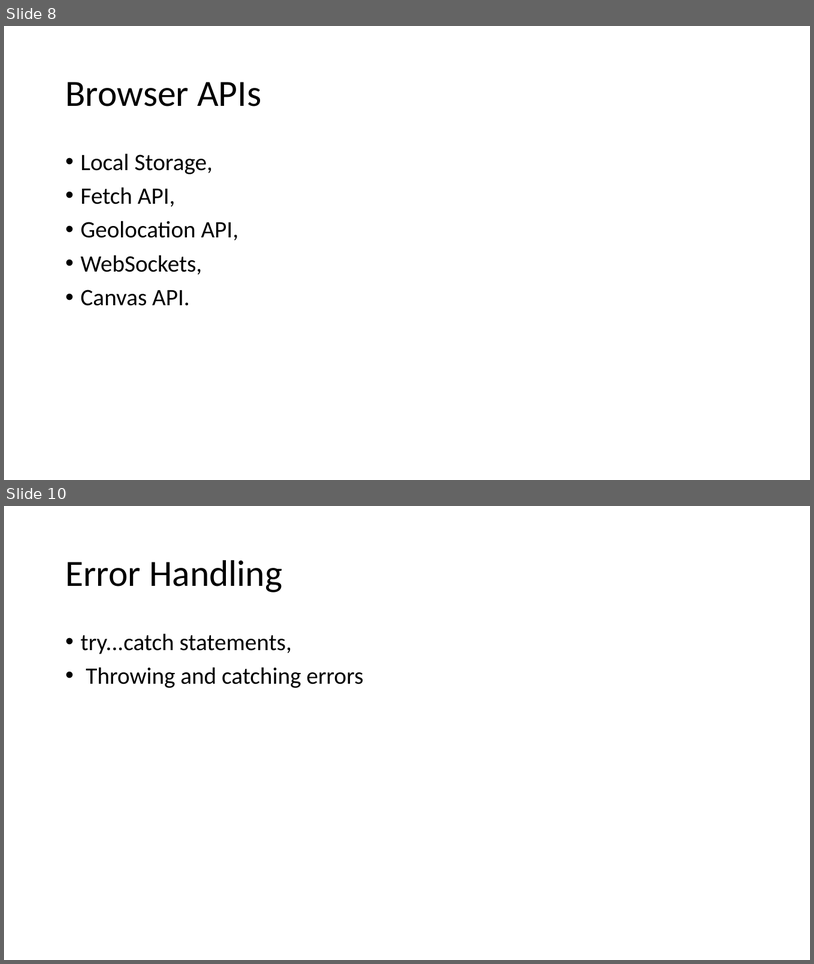
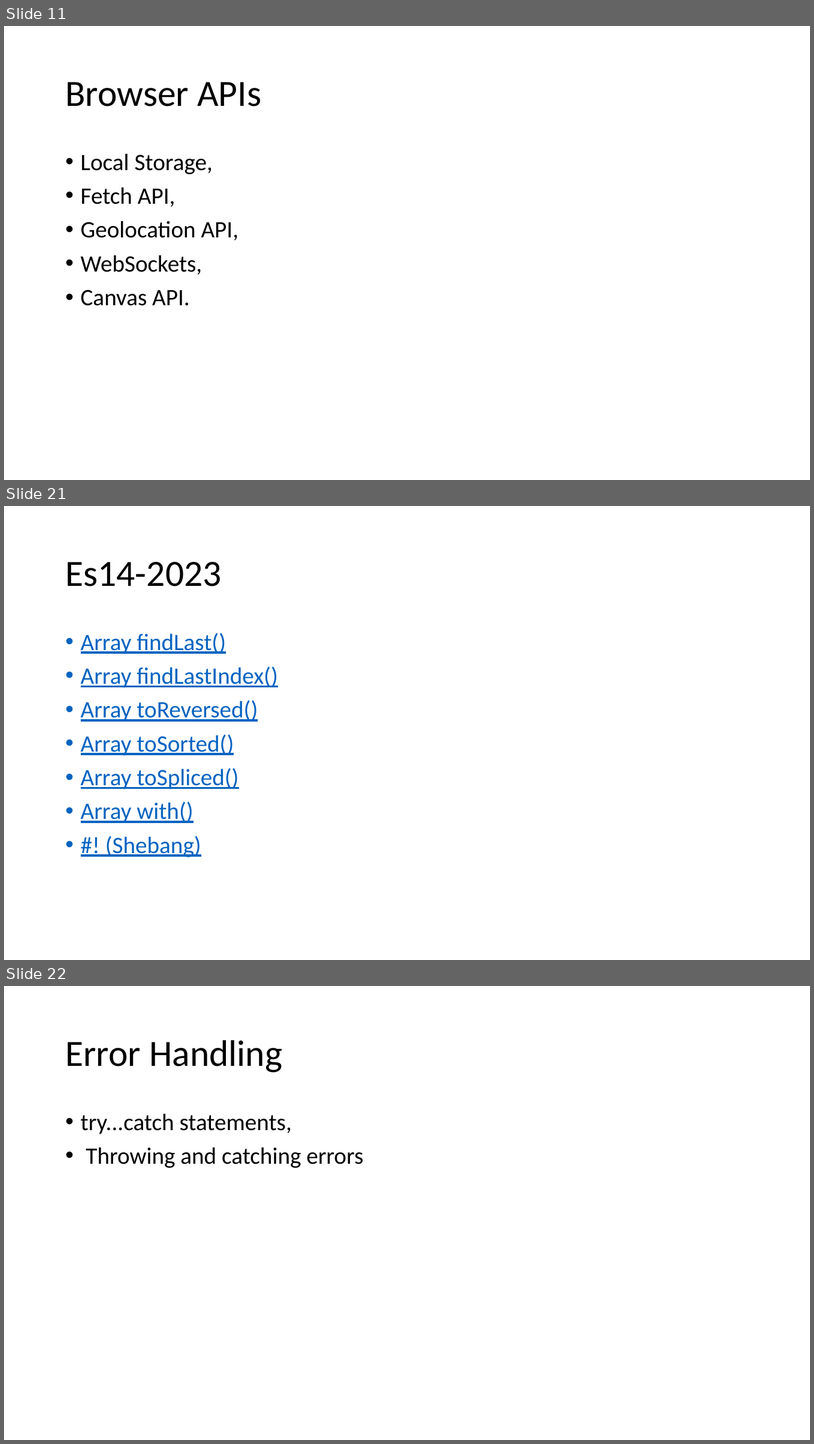
Before and after one commit to babumiya435/Portfolio, a slide deck: usp/Lstructure.pptx. Shown one above the other, each under a label of ours: slides 8 and 10 before the commit, slides 11, 21 and 22 after it; the slides between them are not shown. The pictures are 814x964 and 814x1444 pixels, drawn with LibreOffice and Linux fonts; fonts in the diff are those of the drawing. Boxes give left, top, right and bottom in pixels: in the first picture for what was removed or moved away, otherwise in the second. Text is boxed around its words. In the diff, an @@ line names an element or a change of style, - is before the commit and + after.

```diff
--- a/usp/Lstructure.pptx
+++ b/usp/Lstructure.pptx
@@ slide 21 added at (4,506,810,960), background #FFFFFF @@
@@ title added at (65,562,221,586), 44 pt, text #000000 @@
+Es14-2023
@@ text added at (81,633,278,857), 28 pt, text #0563C1, underline @@
+• Array findLast()
+• Array findLastIndex()
+• Array toReversed()
+• Array toSorted()
+• Array toSpliced()
+• Array with()
+• #! (Shebang)
@@ what was slide 8 is now slide 11 @@
@@ what was slide 10 is now slide 22 @@
```
Also in this commit, not shown: 8 slides changed, 11 other slides added.
